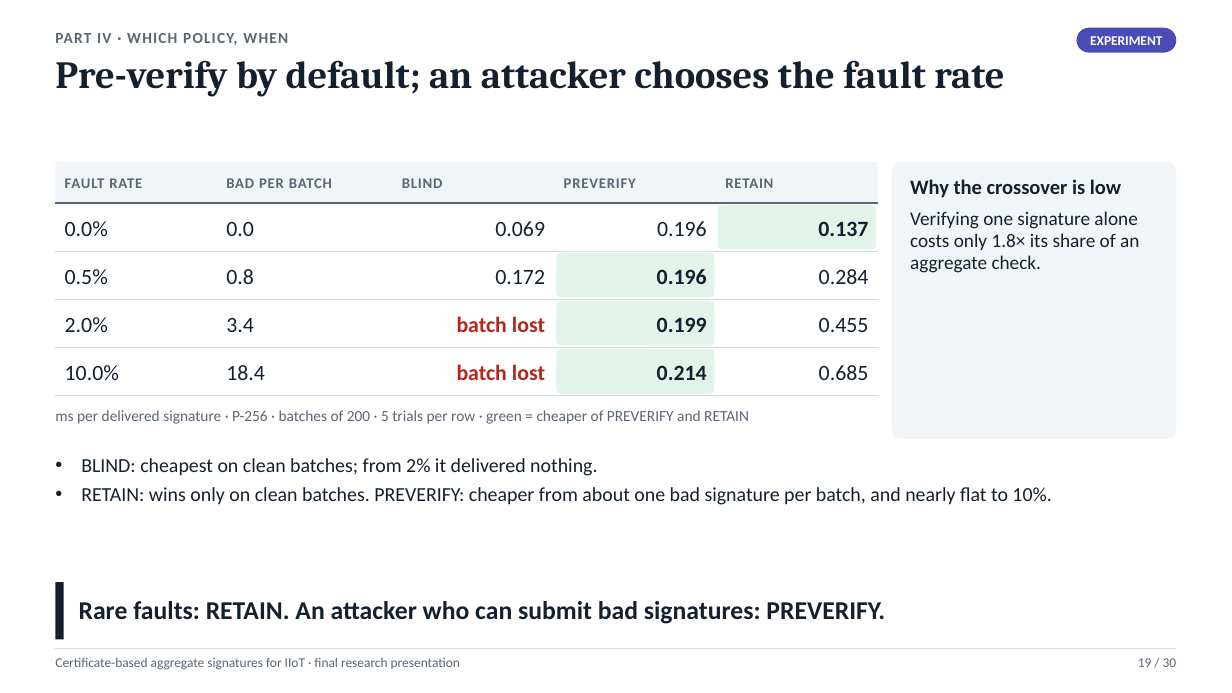
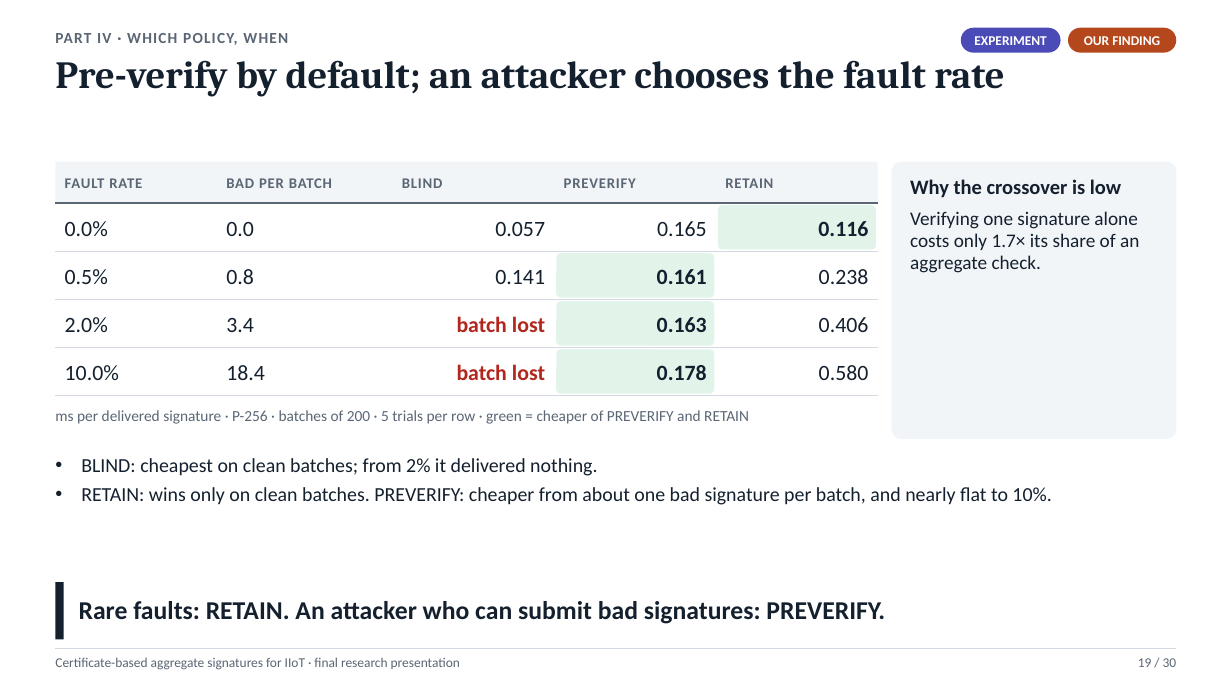
Before and after one commit to Anurag-1205/Certificate-Based-Aggregate-Signature, a slide deck: slide 19 of presentation/CBAS_Final_Presentation.pptx. Drawn at 1232x693 pixels with LibreOffice and Linux fonts; fonts in the diff are those of the drawing. Boxes give left, top, right and bottom in pixels: in the first picture for what was removed or moved away, otherwise in the second. Text is boxed around its words. In the diff, an @@ line names an element or a change of style, - is before the commit and + after.

```diff
--- a/presentation/CBAS_Final_Presentation.pptx
+++ b/presentation/CBAS_Final_Presentation.pptx
@@ rounded rectangle "EXPERIMENT": place and size @@
-rounded rectangle "EXPERIMENT" at box(1077, 28, 1177, 53)
+rounded rectangle "EXPERIMENT" at box(961, 28, 1061, 53)
@@ rounded rectangle added at box(1068, 28, 1177, 53), fill #B4471B, 10.5 pt, text #FFFFFF, bold @@
+OUR FINDING
@@ text at box(495, 222, 545, 236): text changed @@
-0.069
+0.057
@@ text at box(657, 221, 707, 236): text changed @@
-0.196
+0.165
@@ text at box(818, 221, 868, 236): text changed @@
-0.137
+0.116
@@ text at box(910, 211, 1139, 273): text changed @@
-Verifying one signature alone costs only 1.8× its share of an aggregate check.
+Verifying one signature alone costs only 1.7× its share of an aggregate check.
@@ text at box(657, 269, 707, 284): text changed @@
-0.196
+0.161
@@ text at box(819, 269, 869, 284): text changed @@
-0.284
+0.238
@@ text at box(495, 270, 545, 284): text changed @@
-0.172
+0.141
@@ text at box(657, 317, 707, 332): text changed @@
-0.199
+0.163
@@ text at box(819, 317, 869, 332): text changed @@
-0.455
+0.406
@@ text at box(657, 365, 707, 380): text changed @@
-0.214
+0.178
@@ text at box(819, 365, 869, 380): text changed @@
-0.685
+0.580
```
Also in this commit, not shown: 23 other slides changed, 3 slides added, 1 slide removed, 15 other files.
